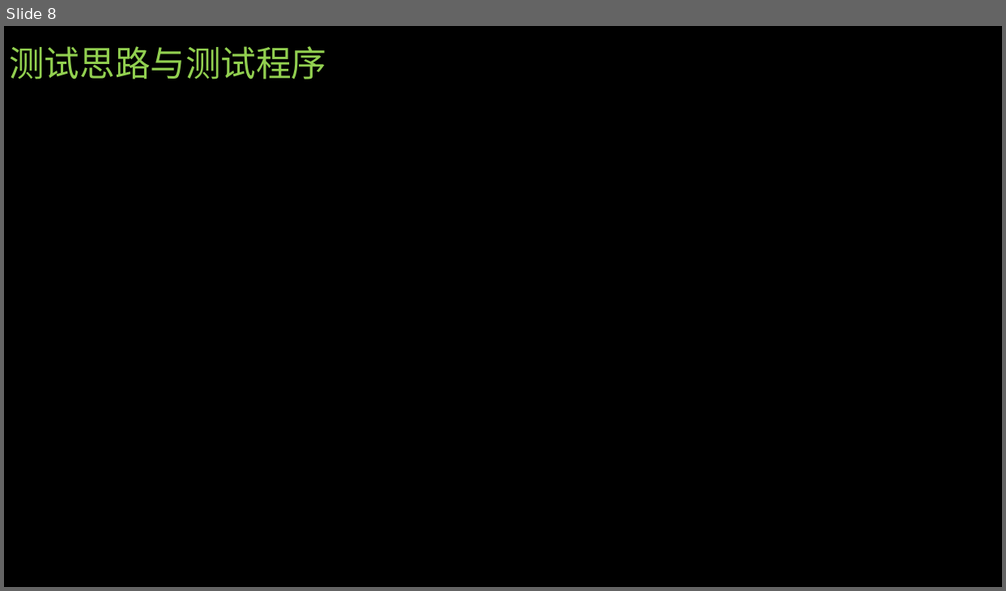
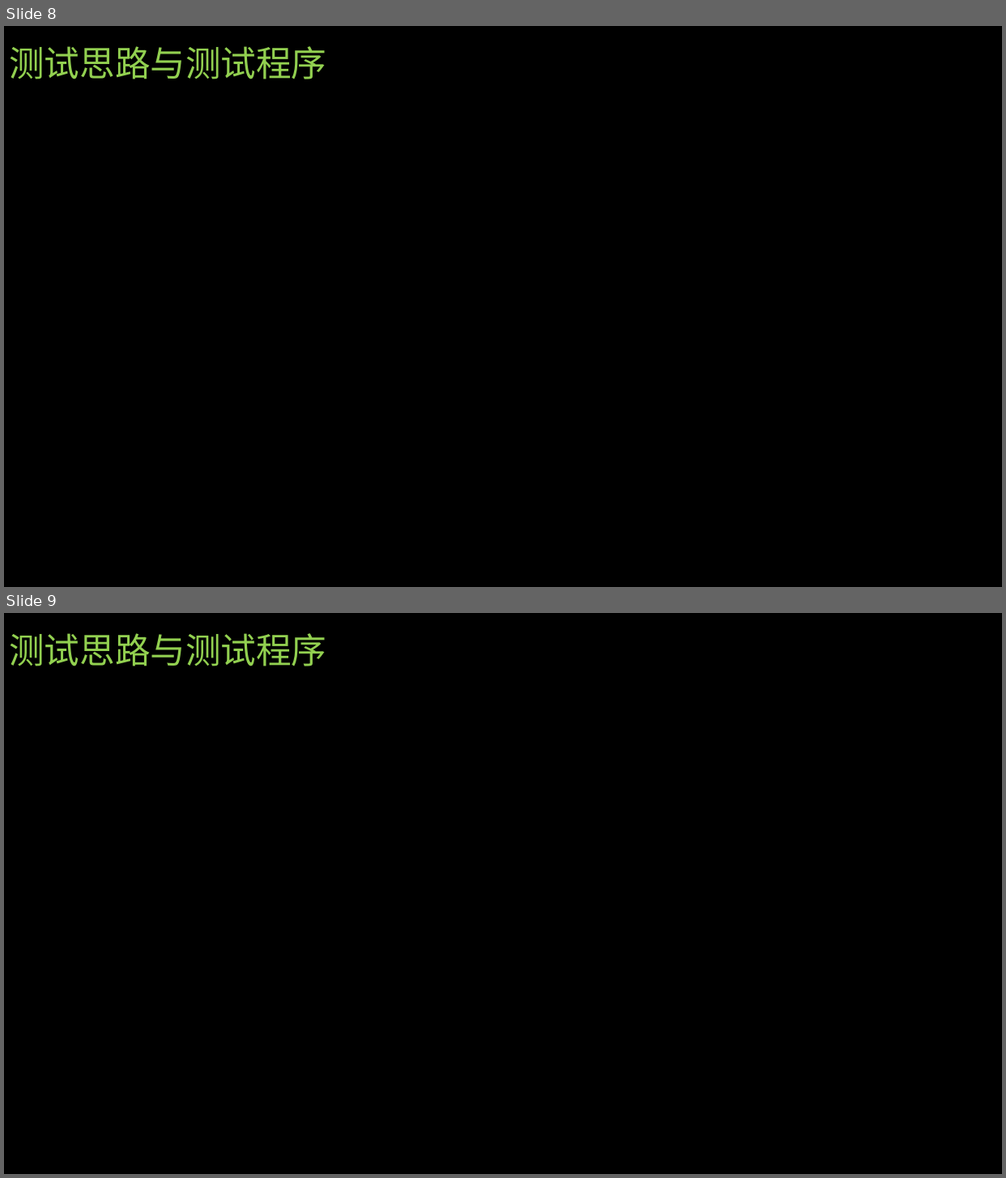
Before and after one commit to CTmH/sMIPS, a slide deck: 团队展示.pptx. Shown one above the other, each under a label of ours: slide 8 before the commit, slides 8 and 9 after it. The pictures are 1006x591 and 1006x1178 pixels, drawn with LibreOffice and Linux fonts; fonts in the diff are those of the drawing. Boxes give left, top, right and bottom in pixels: in the first picture for what was removed or moved away, otherwise in the second. Text is boxed around its words. In the diff, an @@ line names an element or a change of style, - is before the commit and + after.

```diff
--- a/团队展示.pptx
+++ b/团队展示.pptx
@@ slide 9 added at (x1=4, y1=613, x2=1002, y2=1174), background #000000 @@
@@ title added at (x1=9, y1=633, x2=326, y2=666), 34 pt, text #92D050 @@
+测试思路与测试程序
```
Also in this commit, not shown: 3 slides changed, 4 other slides added, 3 slides removed.
